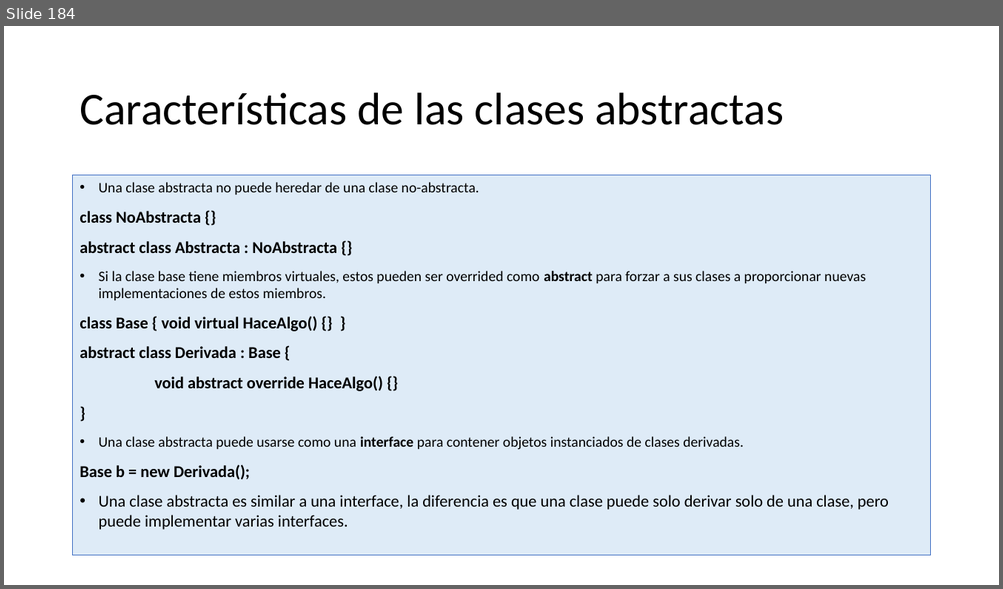
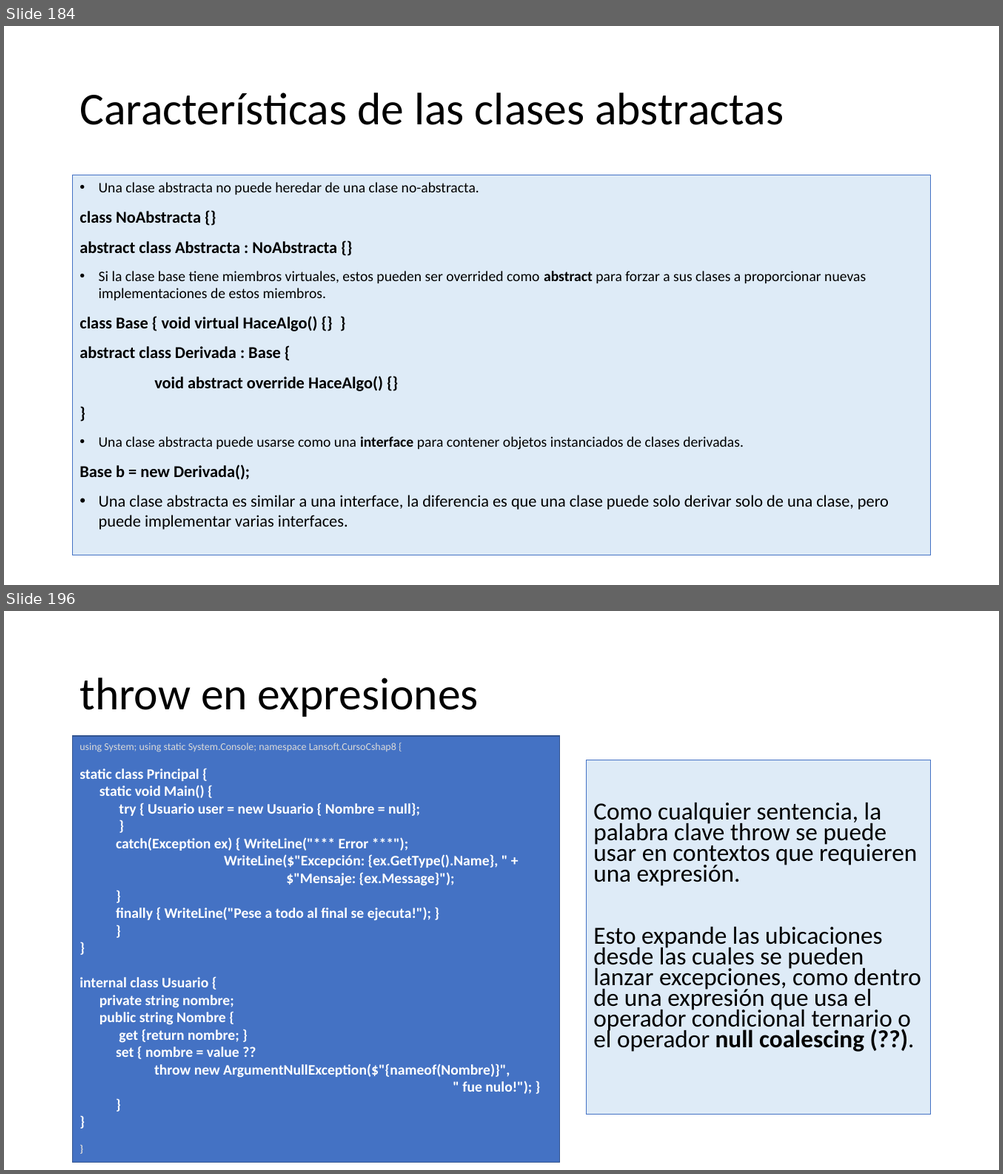
Before and after one commit to AlbertOsinaga/CursoCSharp__8, a slide deck: CSharpQuickReferencia.pptx. Shown one above the other, each under a label of ours: slide 184 before the commit, slides 184 and 196 after it; the slides between them are not shown. The pictures are 1003x589 and 1003x1174 pixels, drawn with LibreOffice and Linux fonts; fonts in the diff are those of the drawing. Boxes give left, top, right and bottom in pixels: in the first picture for what was removed or moved away, otherwise in the second. Text is boxed around its words. In the diff, an @@ line names an element or a change of style, - is before the commit and + after.

```diff
--- a/CSharpQuickReferencia.pptx
+++ b/CSharpQuickReferencia.pptx
@@ slide 196 added at [4, 611, 999, 1170], background #FFFFFF @@
@@ title added at [79, 678, 478, 717], 44 pt, text #000000 @@
+throw en expresiones
@@ rectangle added at [73, 736, 560, 1163], fill #4472C4, outline #325491 1 pt, 14 pt, text #FFFFFF, bold @@
+using System; using static System.Console; namespace Lansoft.CursoCshap8 {
+static class Principal {
+static void Main() {
+try { Usuario user = new Usuario { Nombre = null};
+}
+catch(Exception ex) { WriteLine("*** Error ***");
+WriteLine($"Excepción: {ex.GetType().Name}, " +
+$"Mensaje: {ex.Message}");
+}
+finally { WriteLine("Pese a todo al final se ejecuta!"); }
+}
+}
+internal class Usuario {
+private string nombre;
+public string Nombre {
+get {return nombre; }
+set { nombre = value ??
+throw new ArgumentNullException($"{nameof(Nombre)}",
+" fue nulo!"); }
+}
+}
+}
@@ text added at [586, 760, 930, 1116], fill #DEEBF7, outline #4472C4 0.75 pt, 23.8 pt, text #000000 @@
+Como cualquier sentencia, la palabra clave throw se puede usar en contextos que requieren una expresión.
+Esto expande las ubicaciones desde las cuales se pueden lanzar excepciones, como dentro de una expresión que usa el operador condicional ternario o el operador null coalescing (??).
```
Also in this commit, not shown: 1 slide changed, 14 other slides added, 23 other files.
